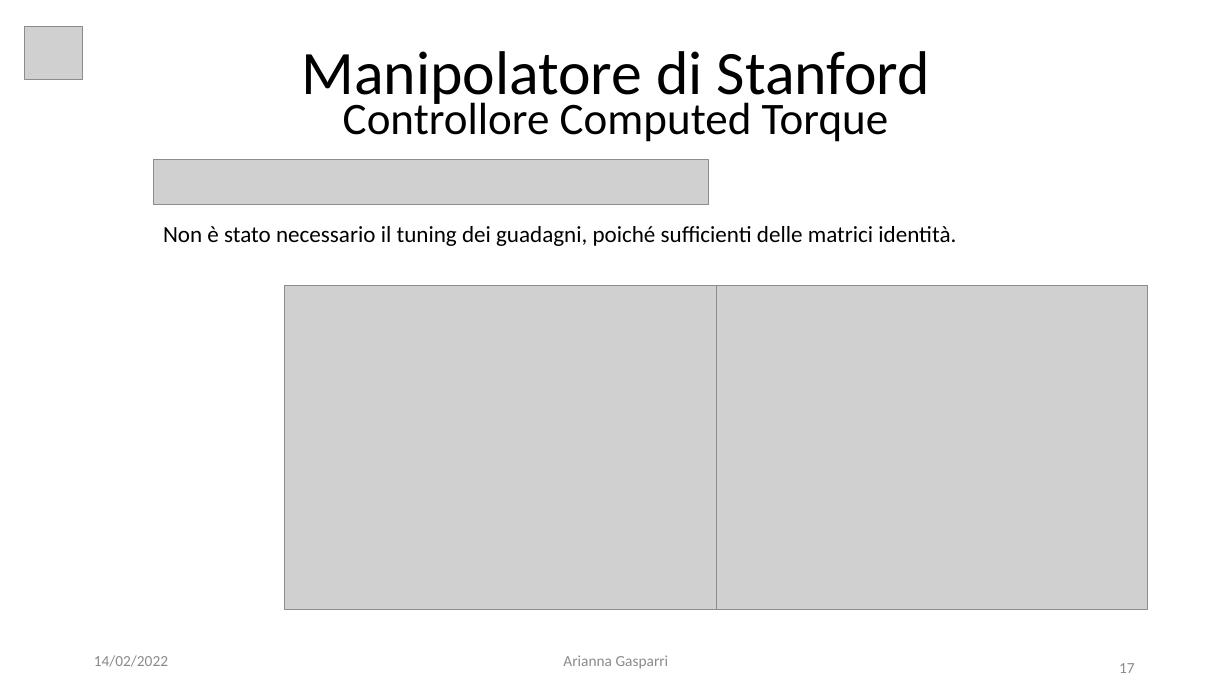
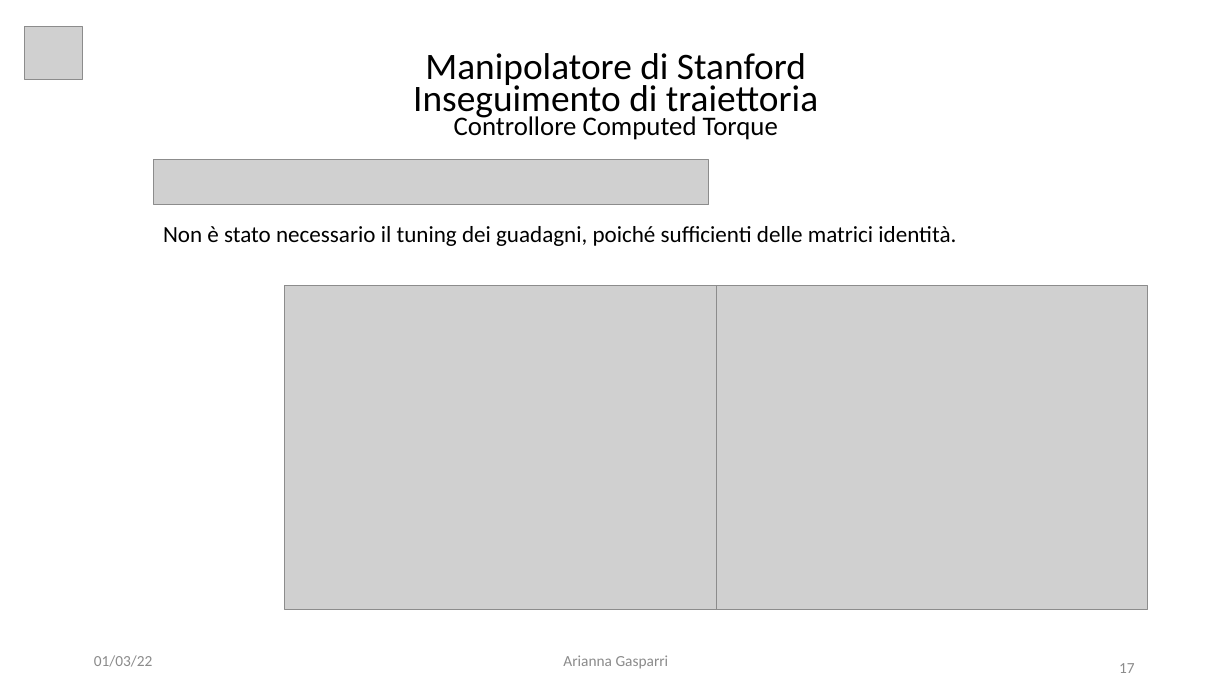
Before and after one commit to giga487/BicchiGas, a slide deck: slide 17 of Relazione/Presentazione.pptx. Drawn at 1232x693 pixels with LibreOffice and Linux fonts; fonts in the diff are those of the drawing; grey boxes stand for pictures. Boxes give left, top, right and bottom in pixels: in the first picture for what was removed or moved away, otherwise in the second. Text is boxed around its words. In the diff, an @@ line names an element or a change of style, - is before the commit and + after.

```diff
--- a/Relazione/Presentazione.pptx
+++ b/Relazione/Presentazione.pptx
@@ text at bbox=[425, 53, 806, 140]: size 48.1 to 29.2 pt in "Manipolatore di Stanford"; size 35.1 to 20.9 pt in "Controllore Computed Torque" @@
@@ text at bbox=[413, 80, 818, 121]: paragraph added @@
+Inseguimento di traiettoria
@@ text at bbox=[94, 655, 153, 667]: text changed @@
-14/02/2022
+01/03/22
```
Also in this commit, not shown: 39 other slides changed, 3 other files.
